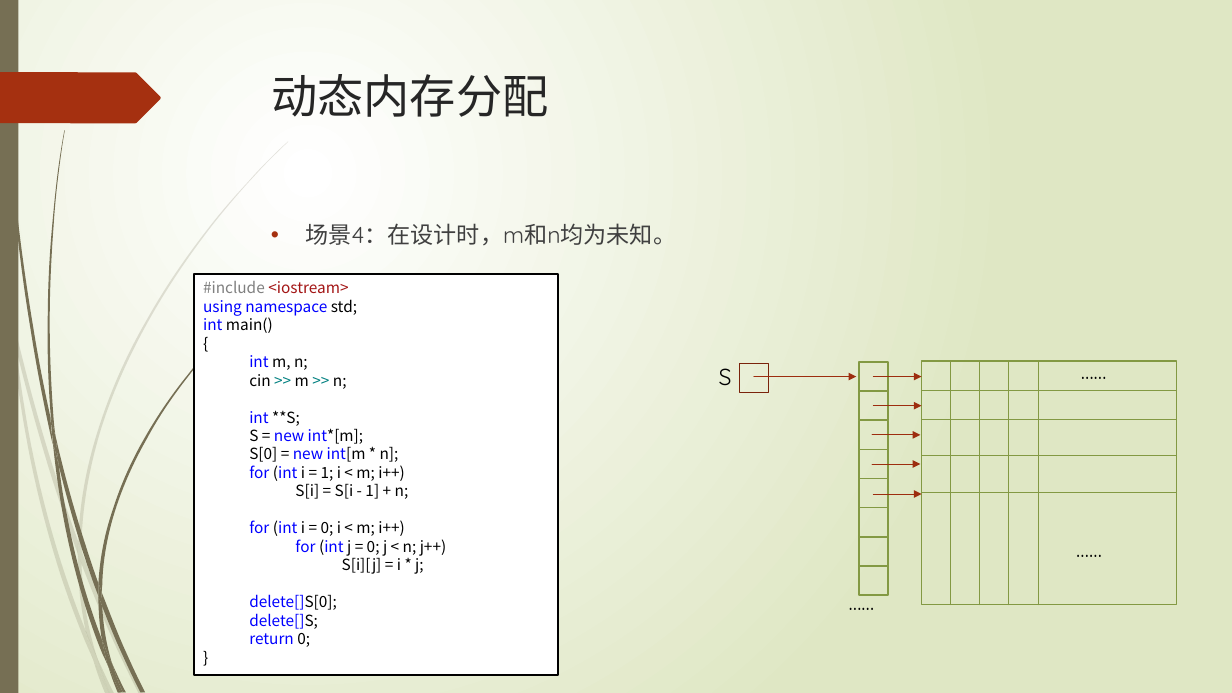
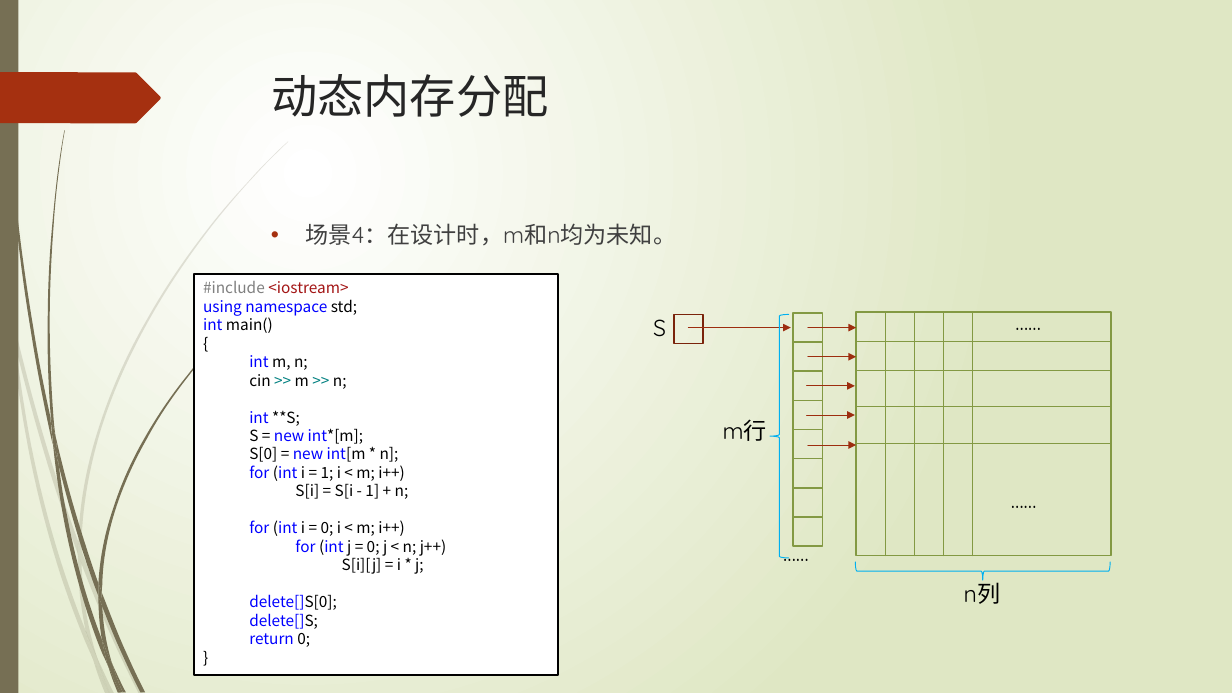
Before and after one commit to TeacherPeng/Datastruct, a slide deck: slide 17 of 教案/第00章 语言基础.pptx. Drawn at 1232x693 pixels with LibreOffice and Linux fonts; fonts in the diff are those of the drawing. Boxes give left, top, right and bottom in pixels: in the first picture for what was removed or moved away, otherwise in the second. Text is boxed around its words. In the diff, an @@ line names an element or a change of style, - is before the commit and + after.

```diff
--- a/教案/第00章 语言基础.pptx
+++ b/教案/第00章 语言基础.pptx
@@ right brace added at [770,314,788,558], outline #00B0F0 0.75 pt @@
@@ 10 rectangles, 8 lines, 6 arrows, 4 texts: place and size @@
-10 rectangles, 8 lines, 6 arrows, 4 texts at [719,352,1177,620]
+10 rectangles, 8 lines, 6 arrows, 4 texts at [653,303,1112,571]
@@ text added at [723,419,767,441], 18 pt, text #000000 @@
+m行
@@ right brace added at [856,562,1111,580], outline #00B0F0 0.75 pt @@
@@ text added at [964,578,1000,604], 18 pt, text #000000 @@
+n列
```
Also in this commit, not shown: 3 other slides changed, 2 other files.
